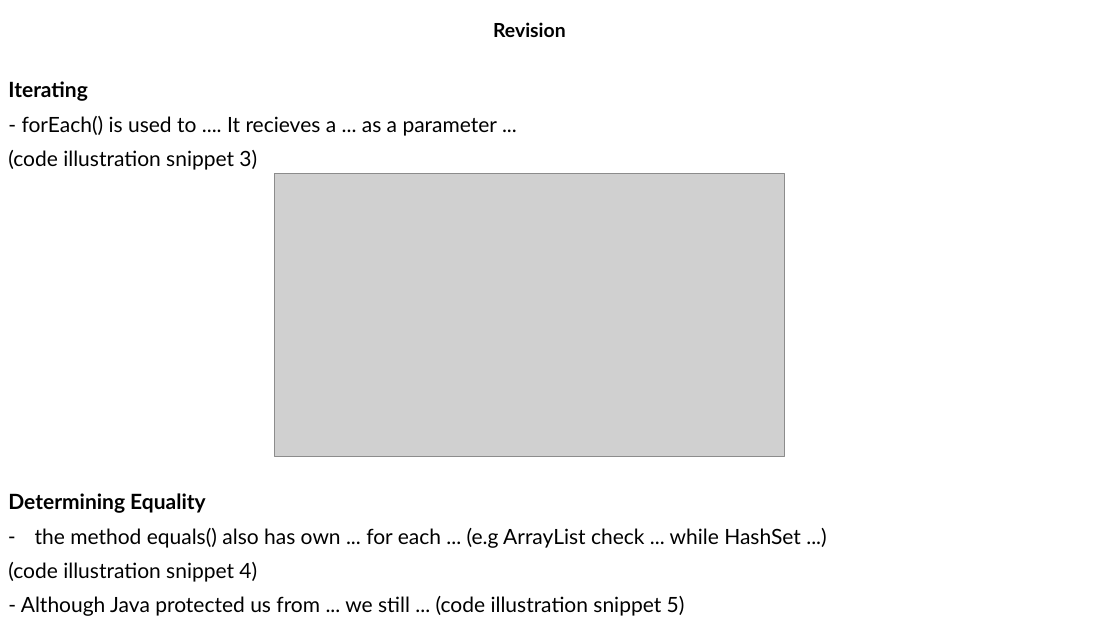
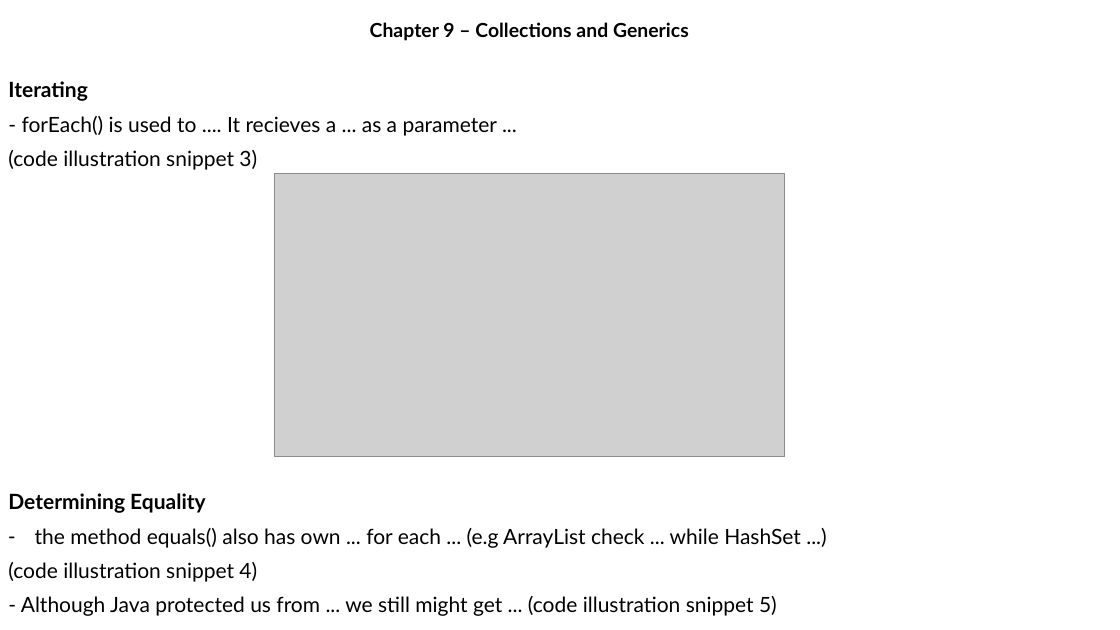
Before and after one commit to MaiDinhVinh/CS-Java, a slide deck: slide 5 of OCP17/old progress/Chapter 9 - Collections and Generics.pptx. Drawn at 1120x630 pixels with LibreOffice and Linux fonts; fonts in the diff are those of the drawing; grey boxes stand for pictures. Boxes give left, top, right and bottom in pixels: in the first picture for what was removed or moved away, otherwise in the second. Text is boxed around its words. In the diff, an @@ line names an element or a change of style, - is before the commit and + after.

```diff
--- a/OCP17/old progress/Chapter 9 - Collections and Generics.pptx
+++ b/OCP17/old progress/Chapter 9 - Collections and Generics.pptx
@@ subtitle at (370, 22, 689, 41): text changed @@
-Revision
+Chapter 9 – Collections and Generics
@@ text at (21, 596, 777, 616): text changed @@
-- Although Java protected us from ... we still ... (code illustration snippet 5)
+- Although Java protected us from ... we still might get ... (code illustration snippet 5)
```
Also in this commit, not shown: 20 other slides changed, 10 slides added.
